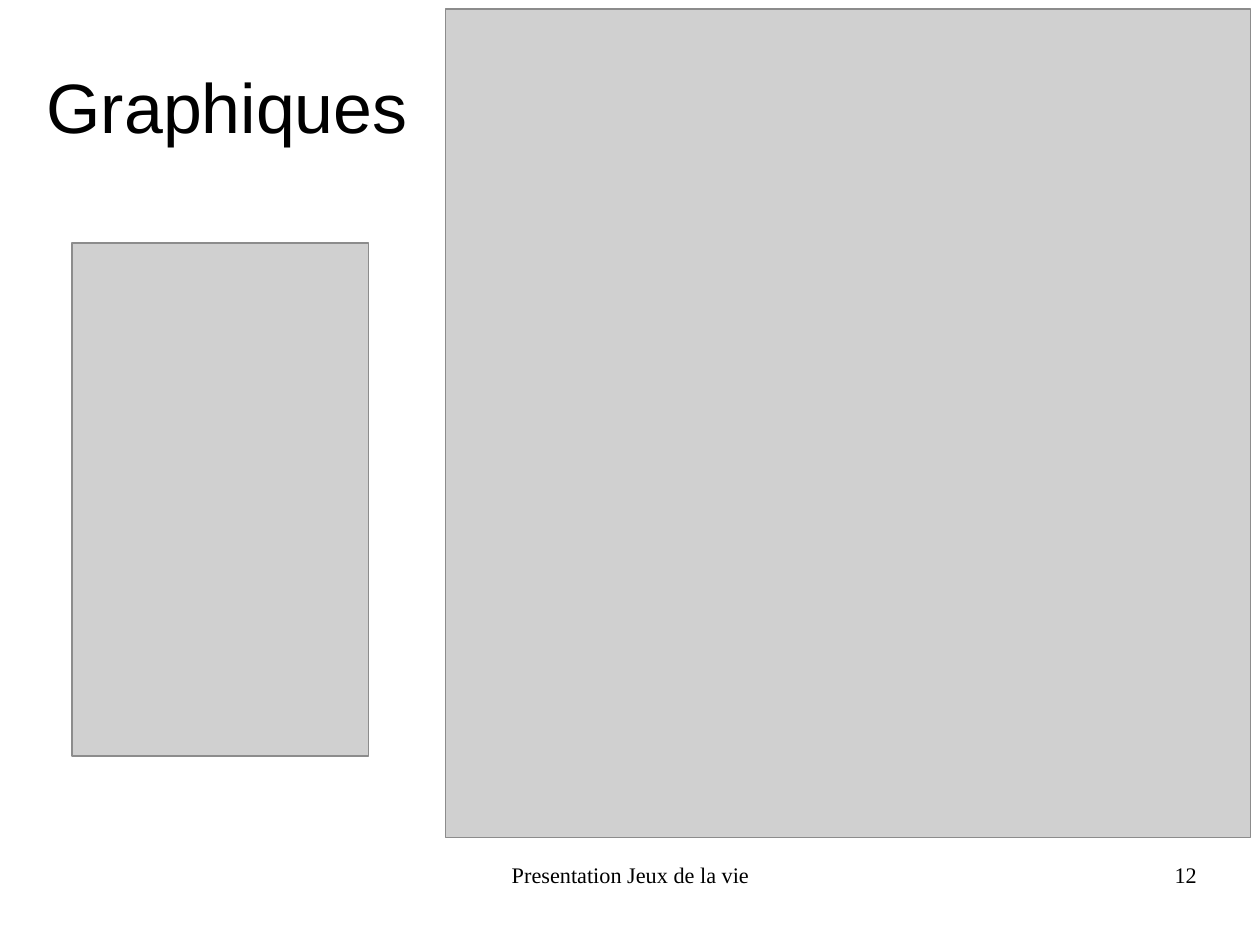
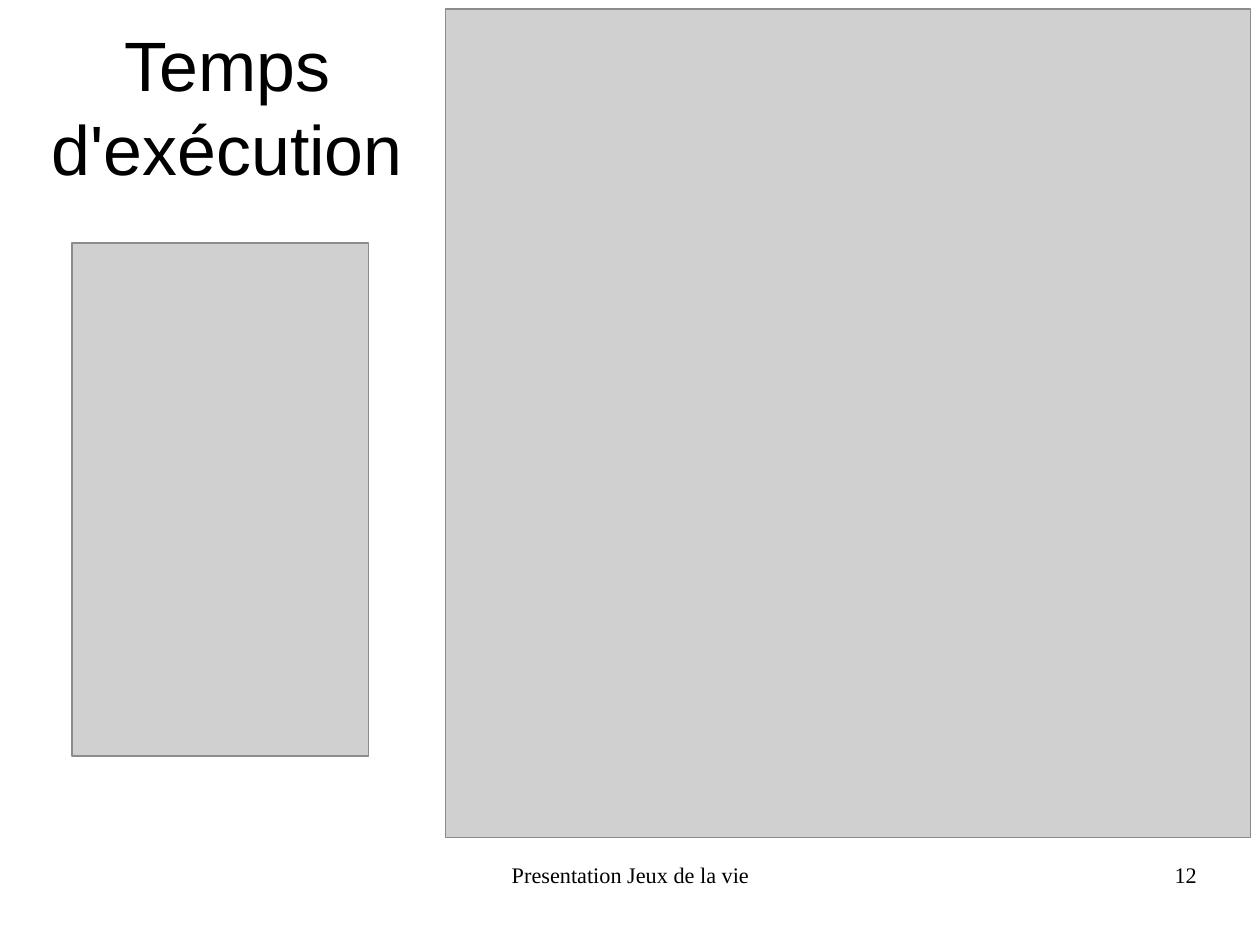
Before and after one commit to FabienInspiron/lifegame, a slide deck: slide 12 of Rapport/Presentation.odp. Drawn at 1260x945 pixels with LibreOffice and Linux fonts; fonts in the diff are those of the drawing; grey boxes stand for pictures. Boxes give left, top, right and bottom in pixels: in the first picture for what was removed or moved away, otherwise in the second. Text is boxed around its words. In the diff, an @@ line names an element or a change of style, - is before the commit and + after.

```diff
--- a/Rapport/Presentation.odp
+++ b/Rapport/Presentation.odp
@@ title at (x1=52, y1=43, x2=403, y2=176): text changed @@
-Graphiques
+Temps
+d'exécution
```
Also in this commit, not shown: 2 other slides changed.
